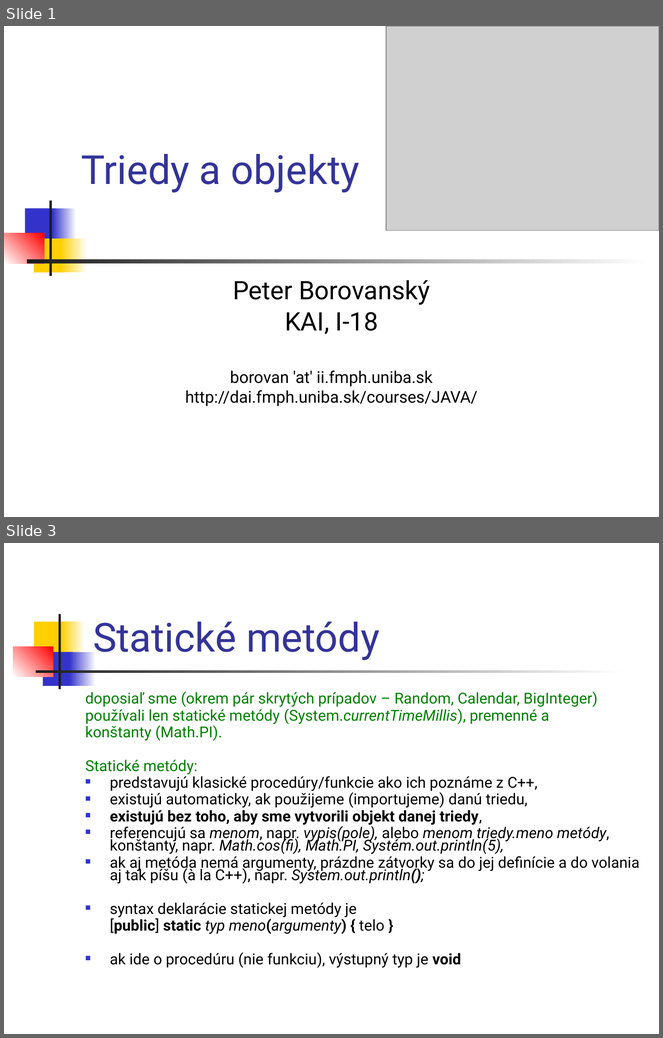
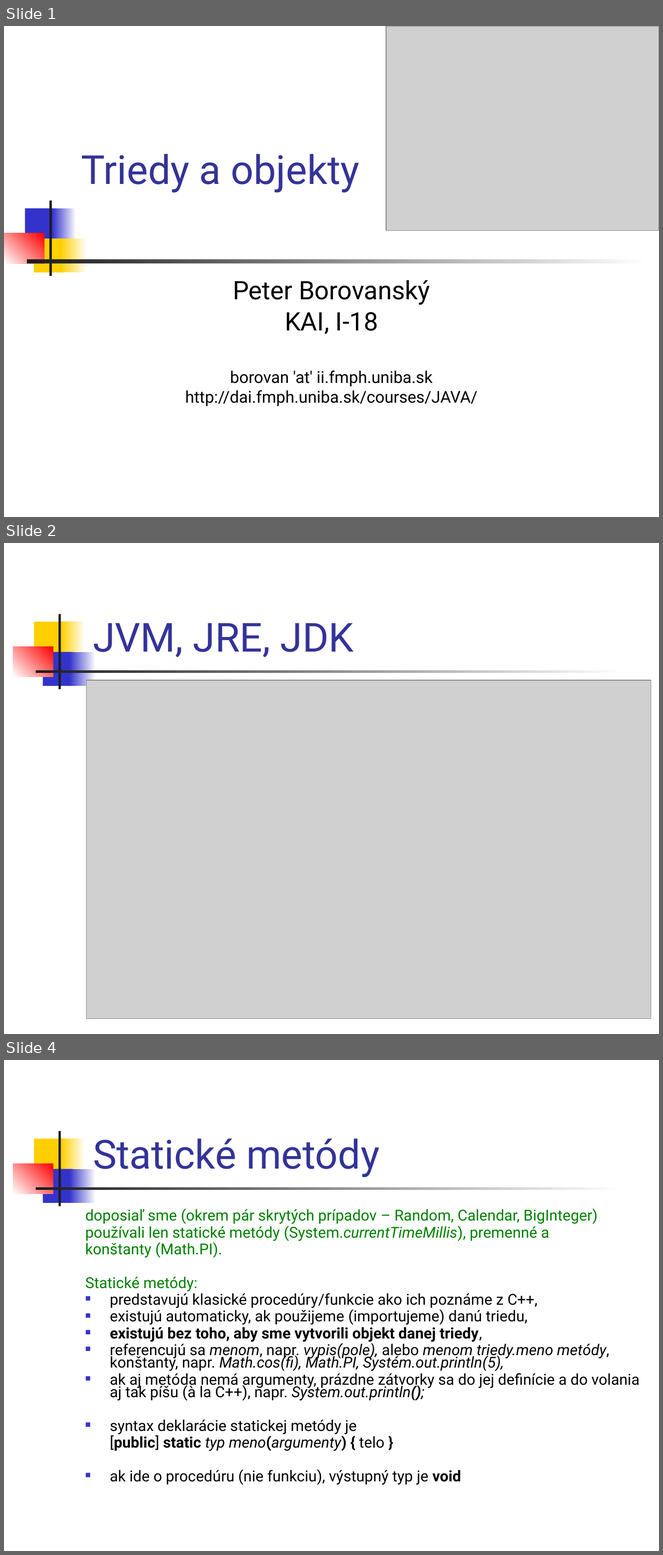
Before and after one commit to Programovanie4/Prednasky, a slide deck: 02/02_java.ppt. Shown one above the other, each under a label of ours: slides 1 and 3 before the commit, slides 1, 2 and 4 after it; the slides between them are not shown. The pictures are 663x1038 and 663x1555 pixels, drawn with LibreOffice and Linux fonts; fonts in the diff are those of the drawing; grey boxes stand for pictures. Boxes give left, top, right and bottom in pixels: in the first picture for what was removed or moved away, otherwise in the second. Text is boxed around its words. In the diff, an @@ line names an element or a change of style, - is before the commit and + after.

```diff
--- a/02/02_java.ppt
+++ b/02/02_java.ppt
@@ slide 2 added at [4, 543, 659, 1034], background #FFFFFF; not listed: 7 template elements that a slide beside it also shows @@
@@ title added at [93, 623, 354, 657], 44 pt, text #333399 @@
+JVM, JRE, JDK
@@ picture added at [87, 681, 651, 1019] @@
@@ what was slide 3 is now slide 4 @@
```
Also in this commit, not shown: 10 slides changed, 2 other slides added, 1 other file.
